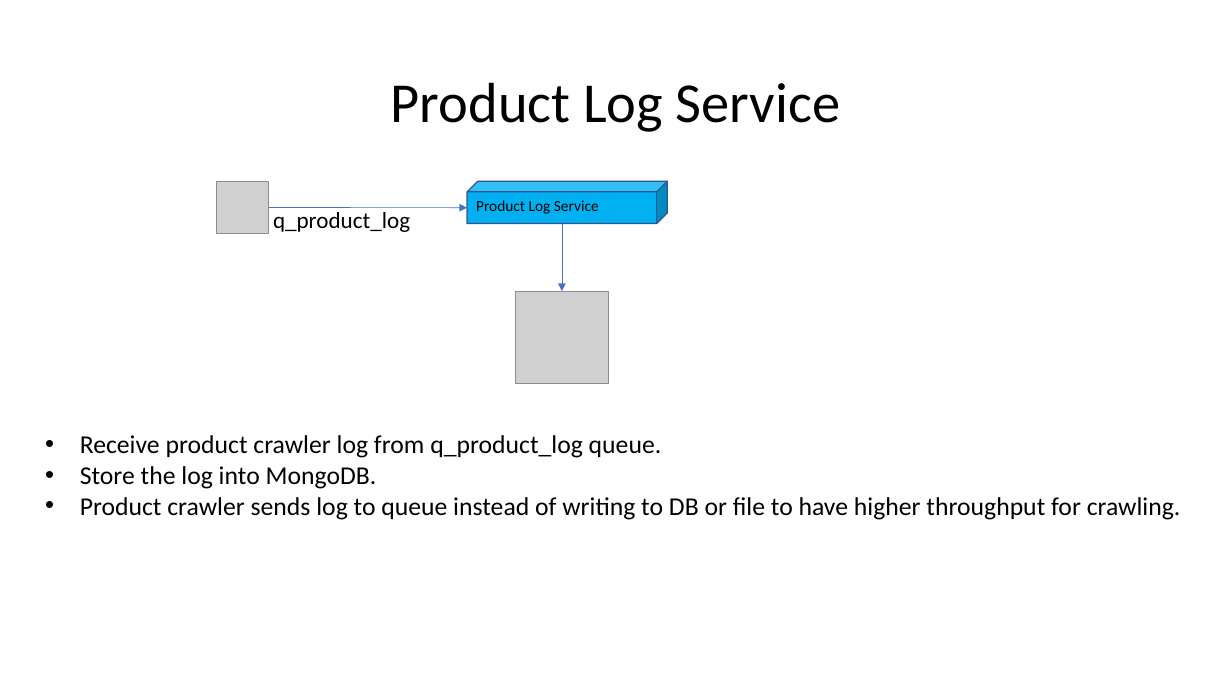
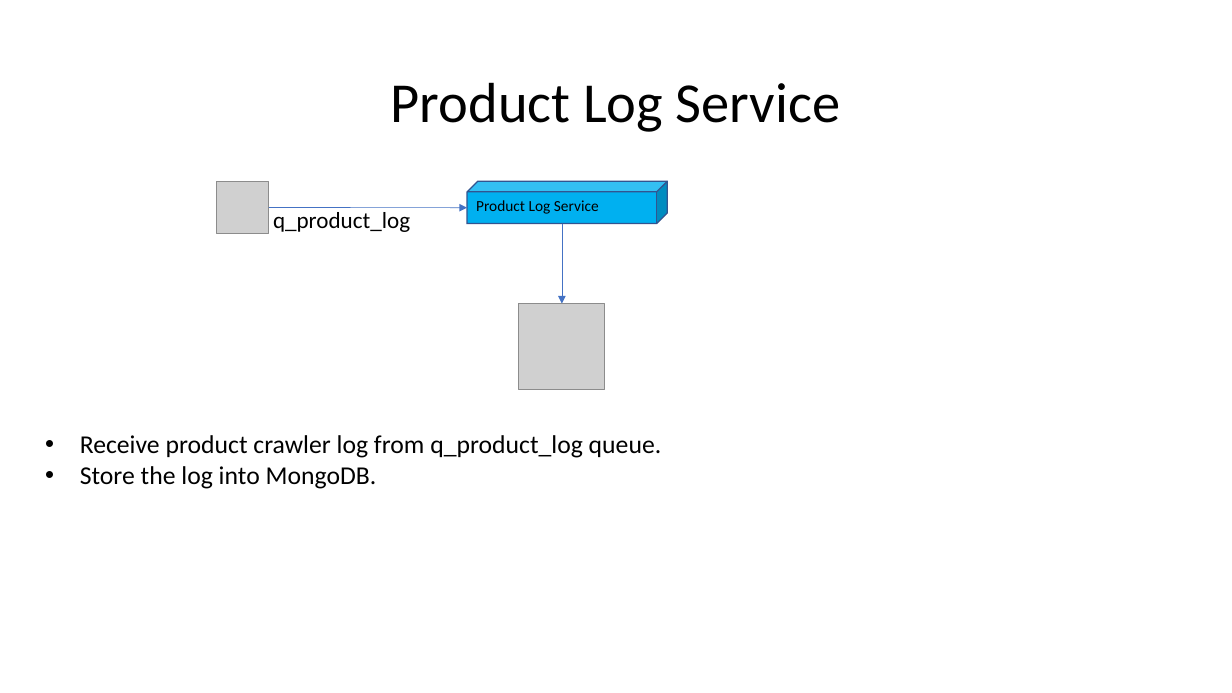
Before and after one commit to youhusky/price-monitoring-system, a slide deck: slide 10 of PriceMonitoringDesign.pptx (slide 8 before the commit). Drawn at 1232x693 pixels with LibreOffice and Linux fonts; fonts in the diff are those of the drawing; grey boxes stand for pictures. Boxes give left, top, right and bottom in pixels: in the first picture for what was removed or moved away, otherwise in the second. Text is boxed around its words. In the diff, an @@ line names an element or a change of style, - is before the commit and + after.

```diff
--- a/PriceMonitoringDesign.pptx
+++ b/PriceMonitoringDesign.pptx
@@ arrow moved from (562, 224) - (562, 291) to (562, 224) - (562, 304) @@
@@ picture: place and size @@
-picture at (516, 291, 609, 384)
+picture at (519, 304, 605, 390)
@@ text at (80, 497, 1181, 520): paragraph removed @@
-• Product crawler sends log to queue instead of writing to DB or file to have higher throughput for crawling.
```
Also in this commit, not shown: 8 other slides changed, 1 slide added, 3 other files.
